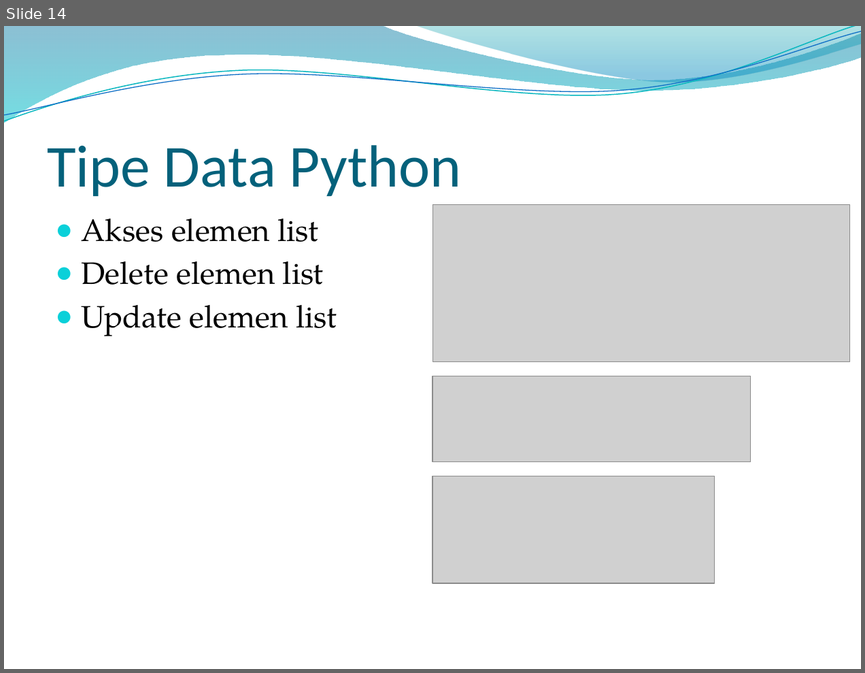
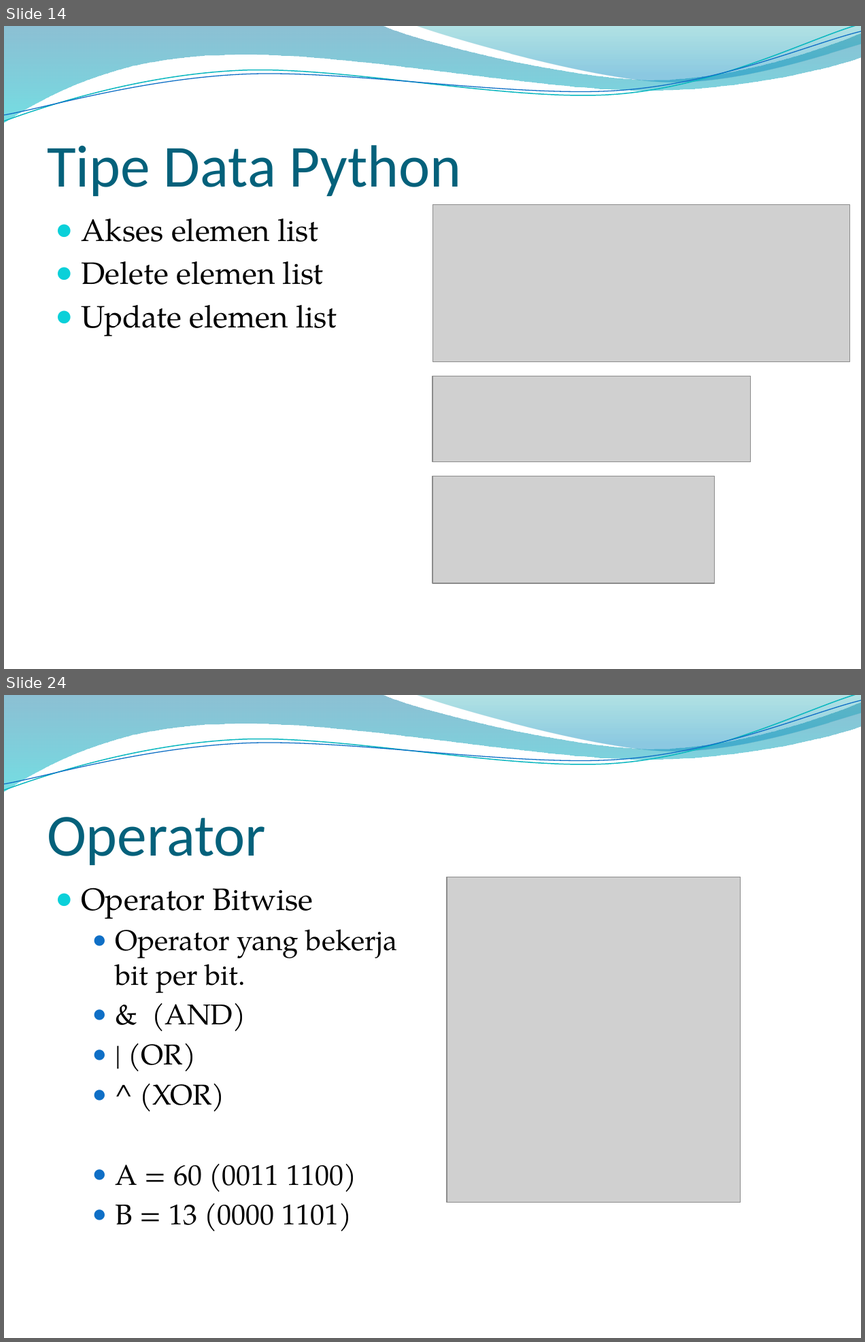
Before and after one commit to dizolette/DeepLearningAlbert, a slide deck: PPT Albertus Dwi S.pptx. Shown one above the other, each under a label of ours: slide 14 before the commit, slides 14 and 24 after it; the slides between them are not shown. The pictures are 865x673 and 865x1342 pixels, drawn with LibreOffice and Linux fonts; fonts in the diff are those of the drawing; grey boxes stand for pictures; background and template pictures are left out. Boxes give left, top, right and bottom in pixels: in the first picture for what was removed or moved away, otherwise in the second. Text is boxed around its words. In the diff, an @@ line names an element or a change of style, - is before the commit and + after.

```diff
--- a/PPT Albertus Dwi S.pptx
+++ b/PPT Albertus Dwi S.pptx
@@ slide 24 added at bbox=[4, 695, 861, 1338], background picture (left out); not listed: 4 template elements that a slide beside it also shows @@
@@ title added at bbox=[47, 817, 266, 865], 50 pt, text #04617B @@
+Operator
@@ picture added at bbox=[447, 877, 741, 1202] @@
@@ text added at bbox=[81, 887, 398, 1231], 24 pt, text #000000 @@
+● Operator Bitwise
+  ● Operator yang bekerja bit per bit.
+  ● & (AND)
+  ● | (OR)
+  ● ^ (XOR)
+  ● A = 60 (0011 1100)
+  ● B = 13 (0000 1101)
```
Also in this commit, not shown: 6 slides changed, 10 other slides added.
